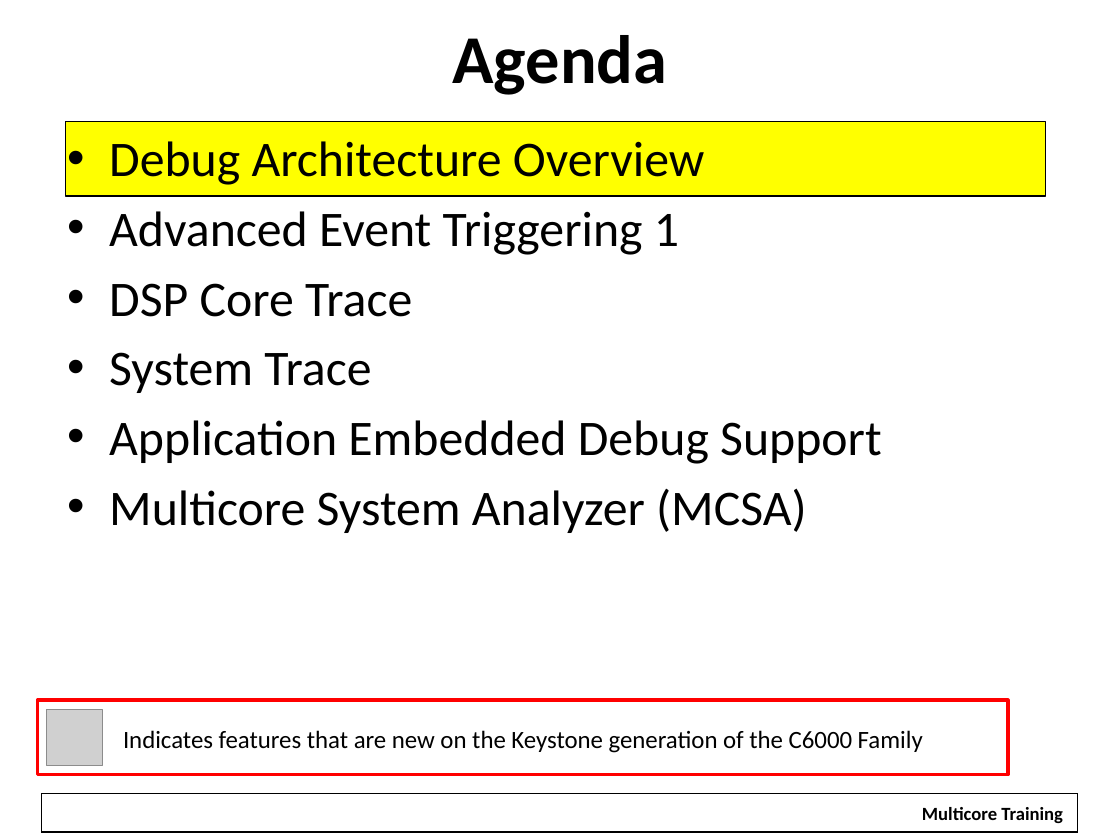
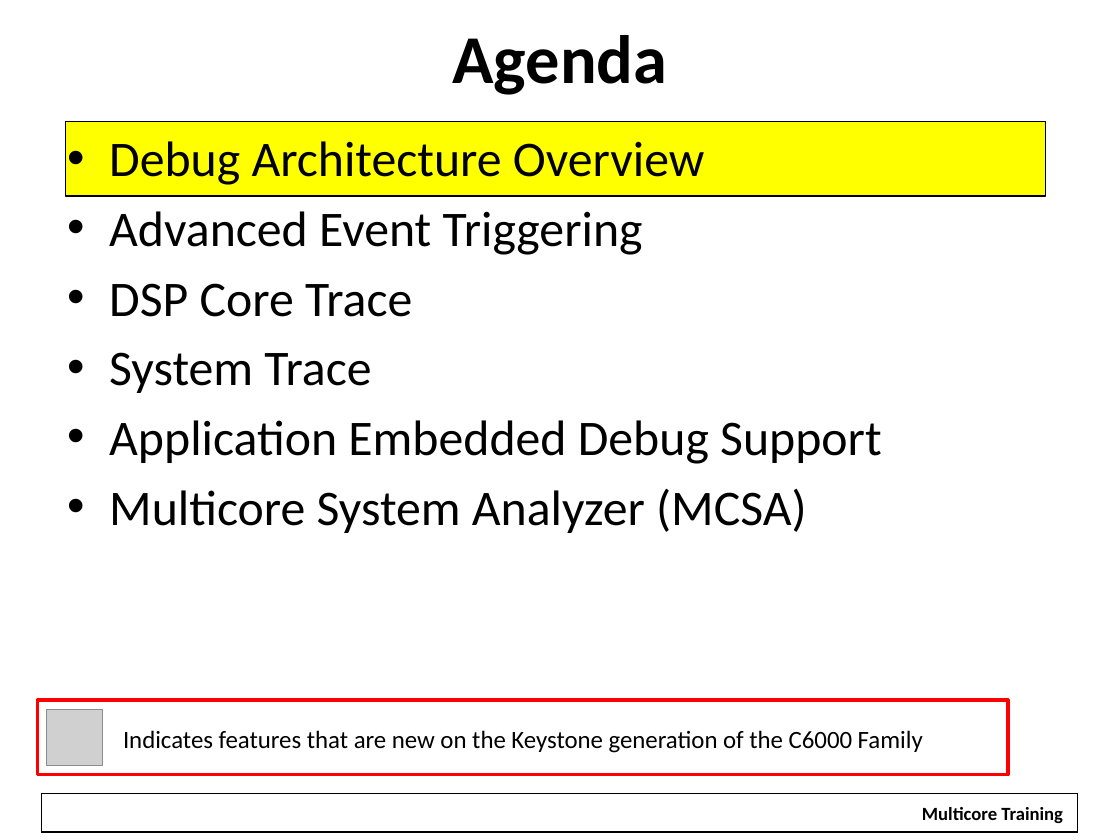
Before and after one commit to hari1989/keystone-workshop, a slide deck: slide 3 of slides/Keystone Advanced Debug.pptx. Drawn at 1120x840 pixels with LibreOffice and Linux fonts; fonts in the diff are those of the drawing; grey boxes stand for pictures; background and template pictures are left out. Boxes give left, top, right and bottom in pixels: in the first picture for what was removed or moved away, otherwise in the second. Text is boxed around its words. In the diff, an @@ line names an element or a change of style, - is before the commit and + after.

Commit message:
Undo test change

```diff
--- a/slides/Keystone Advanced Debug.pptx
+++ b/slides/Keystone Advanced Debug.pptx
@@ text at box(109, 211, 643, 255): text changed @@
-• Advanced Event Triggering 1
+• Advanced Event Triggering
```
